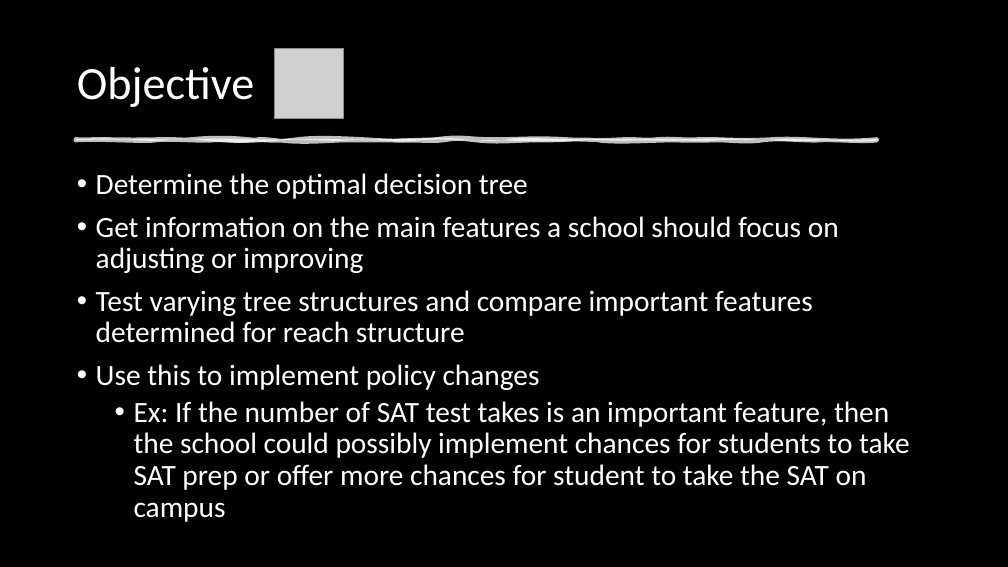
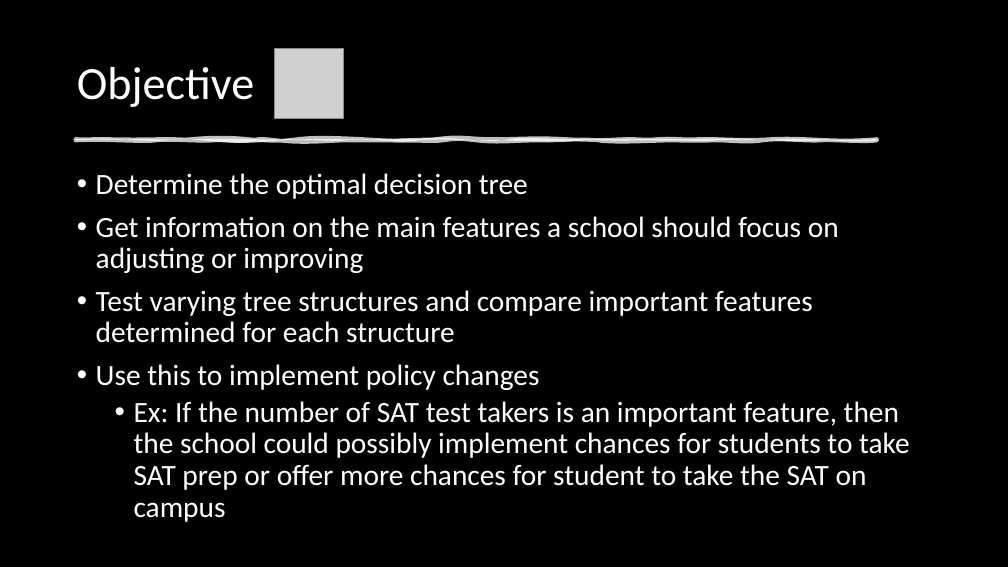
Before and after one commit to DillWithIt77/D2P-Spring-2021, a slide deck: slide 8 of Trees Get Degrees.pptx. Drawn at 1008x567 pixels with LibreOffice and Linux fonts; fonts in the diff are those of the drawing; grey boxes stand for pictures; background and template pictures are left out. Boxes give left, top, right and bottom in pixels: in the first picture for what was removed or moved away, otherwise in the second. Text is boxed around its words. In the diff, an @@ line names an element or a change of style, - is before the commit and + after.

```diff
--- a/Trees Get Degrees.pptx
+++ b/Trees Get Degrees.pptx
@@ text at <box>96,290,813,343</box>: text changed @@
-• Test varying tree structures and compare important features determined for reach structure
+• Test varying tree structures and compare important features determined for each structure
@@ text at <box>134,401,910,522</box>: text changed @@
-  • Ex: If the number of SAT test takes is an important feature, then the school could possibly implement chances for students to take SAT prep or offer more chances for student to take the SAT on campus
+  • Ex: If the number of SAT test takers is an important feature, then the school could possibly implement chances for students to take SAT prep or offer more chances for student to take the SAT on campus
```
Also in this commit, not shown: 1 other slide changed.
